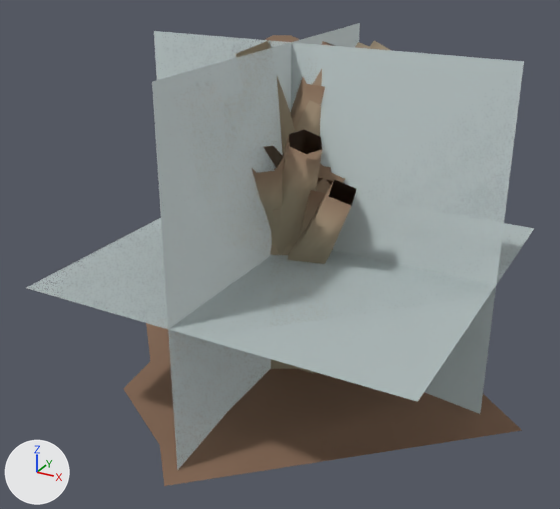
A saved change to the glTF model data/models/board/mars/finger-spires.glb.
Before and after are seen from a 50 mm camera at (30.1, -56.6, 39.5) aimed at (0.4, -2.7, 12.5). The lights are fixed; the arrows at lower left show +X, +Y and +Z. The older version comes first. Where no turn or scale is listed for an object, it has been applied to the vertices. Vertices at exactly the same position are counted once.

The first picture shows 'finger-spires-lod0.001', 'finger-spires-lod1.001', 'finger-spires-lod2.001', 'finger-spires-lod3.001'.
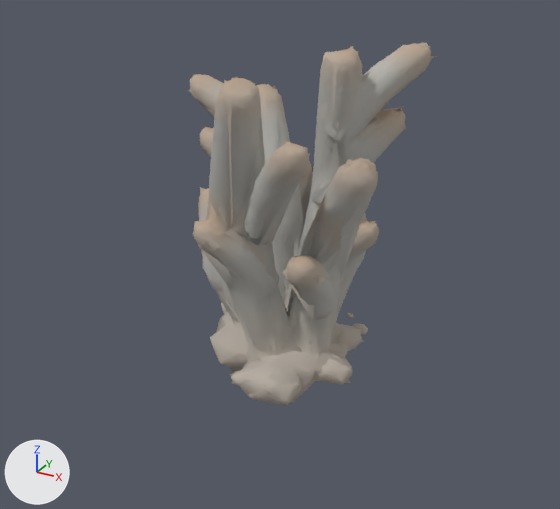
Edits to the scene script, one JSON object a line:
```json
{"block": "me_finger_spires_lod1", "where": "# used by ob_finger_spires_lod1_001; location = (0.0, 0.0, 0.0)"}
{"op": "remove", "block": "me_finger_spires_lod1", "code": "me_finger_spires_lod1.from_pydata(...)  # 236 vertices, 308 faces; spans x -12.8..12.8, y -14.6..11.4, z 0.0..30.0"}
{"op": "add", "block": "me_finger_spires_lod1", "code": "me_finger_spires_lod1.from_pydata(...)  # 8030 vertices, 15989 faces; spans x -12.8..10.0, y -11.4..9.5, z 0.0..30.0"}
{"block": "me_finger_spires_lod1", "change": "me_finger_spires_lod1 part 1: 1 vertex moved within x 0.7, y 4.5, z 12.4; 235 vertices removed from x -12.8..12.8, y -14.6..11.4, z 0.0..30.0; 8029 vertices added at x -12.8..10.0, y -11.4..9.5, z 0.0..30.0"}
{"op": "add", "block": "me_finger_spires_mesh3_005", "code": ["me_finger_spires_mesh3_005 = bpy.data.meshes.new('finger-spires-mesh3.005')", "me_finger_spires_mesh3_005.from_pydata(...)  # 150 vertices, 226 faces; spans x -12.6..10.2, y -11.7..8.9, z 0.0..30.0", "me_finger_spires_mesh3_005.materials.append(mat_coral)  # its picture is missing"]}
{"op": "add", "block": "me_finger_spires_mesh2_005", "code": ["me_finger_spires_mesh2_005 = bpy.data.meshes.new('finger-spires-mesh2.005')", "me_finger_spires_mesh2_005.from_pydata(...)  # 530 vertices, 987 faces; spans x -12.5..9.8, y -11.3..9.3, z 0.0..30.0", "me_finger_spires_mesh2_005.materials.append(mat_coral)  # its picture is missing"]}
{"op": "add", "block": "me_finger_spires_mesh1_005", "code": ["me_finger_spires_mesh1_005 = bpy.data.meshes.new('finger-spires-mesh1.005')", "me_finger_spires_mesh1_005.from_pydata(...)  # 2130 vertices, 4189 faces; spans x -12.8..10.0, y -11.4..9.5, z 0.0..30.0", "me_finger_spires_mesh1_005.materials.append(mat_coral)  # its picture is missing"]}
{"op": "remove", "block": "ob_finger_spires_lod0_001", "code": ["ob_finger_spires_lod0_001 = bpy.data.objects.new('finger-spires-lod0.001', me_finger_spires_lod0)", "ob_finger_spires_lod0_001.location = (0.0, 0.0, 0.0)"]}
{"op": "remove", "block": "ob_finger_spires_lod2_001", "code": ["ob_finger_spires_lod2_001 = bpy.data.objects.new('finger-spires-lod2.001', me_finger_spires_lod2)", "ob_finger_spires_lod2_001.location = (0.0, 0.0, 0.0)"]}
{"op": "remove", "block": "ob_finger_spires_lod3_001", "code": ["ob_finger_spires_lod3_001 = bpy.data.objects.new('finger-spires-lod3.001', me_finger_spires_lod3)", "ob_finger_spires_lod3_001.location = (0.0, 0.0, 0.0)"]}
{"op": "add", "block": "ob_finger_spires_mesh3_005", "code": ["ob_finger_spires_mesh3_005 = bpy.data.objects.new('finger-spires-mesh3.005', me_finger_spires_mesh3_005)", "ob_finger_spires_mesh3_005.location = (0.0, 0.0, 0.0)"]}
{"op": "add", "block": "ob_finger_spires_mesh2_005", "code": ["ob_finger_spires_mesh2_005 = bpy.data.objects.new('finger-spires-mesh2.005', me_finger_spires_mesh2_005)", "ob_finger_spires_mesh2_005.location = (0.0, 0.0, 0.0)"]}
{"op": "add", "block": "ob_finger_spires_mesh1_005", "code": ["ob_finger_spires_mesh1_005 = bpy.data.objects.new('finger-spires-mesh1.005', me_finger_spires_mesh1_005)", "ob_finger_spires_mesh1_005.location = (0.0, 0.0, 0.0)"]}
```

Location of each change, (x1, y1, x2, y2) in pixels of the pictures (560 x 509 px):
```json
{"object": "finger-spires-lod3.001", "change": "deleted", "before": [27, 23, 535, 471]}
{"object": "finger-spires-lod1.001", "change": "reshaped", "before": [255, 41, 357, 327], "after": [190, 43, 431, 404]}
{"object": "finger-spires-lod2.001", "change": "deleted", "before": [146, 41, 522, 486]}
{"object": "finger-spires-mesh1.005", "change": "added", "after": [190, 43, 431, 405]}
{"object": "finger-spires-mesh2.005", "change": "added", "after": [192, 45, 430, 404]}
{"object": "finger-spires-lod0.001", "change": "deleted", "before": [124, 35, 345, 445]}
{"object": "finger-spires-mesh3.005", "change": "added", "after": [188, 56, 436, 402]}
```
